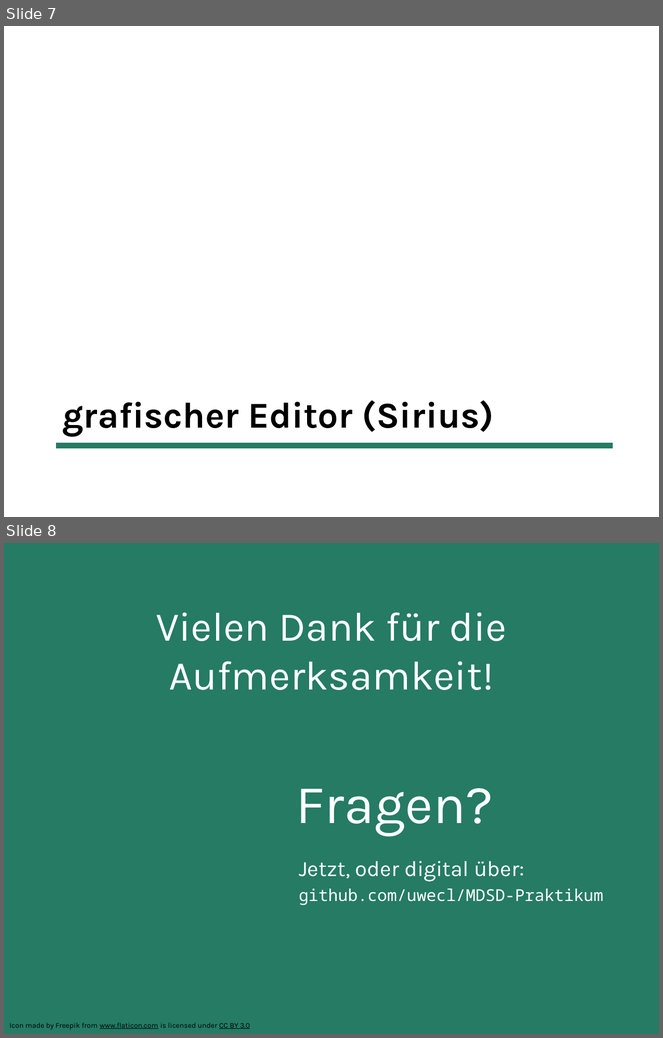
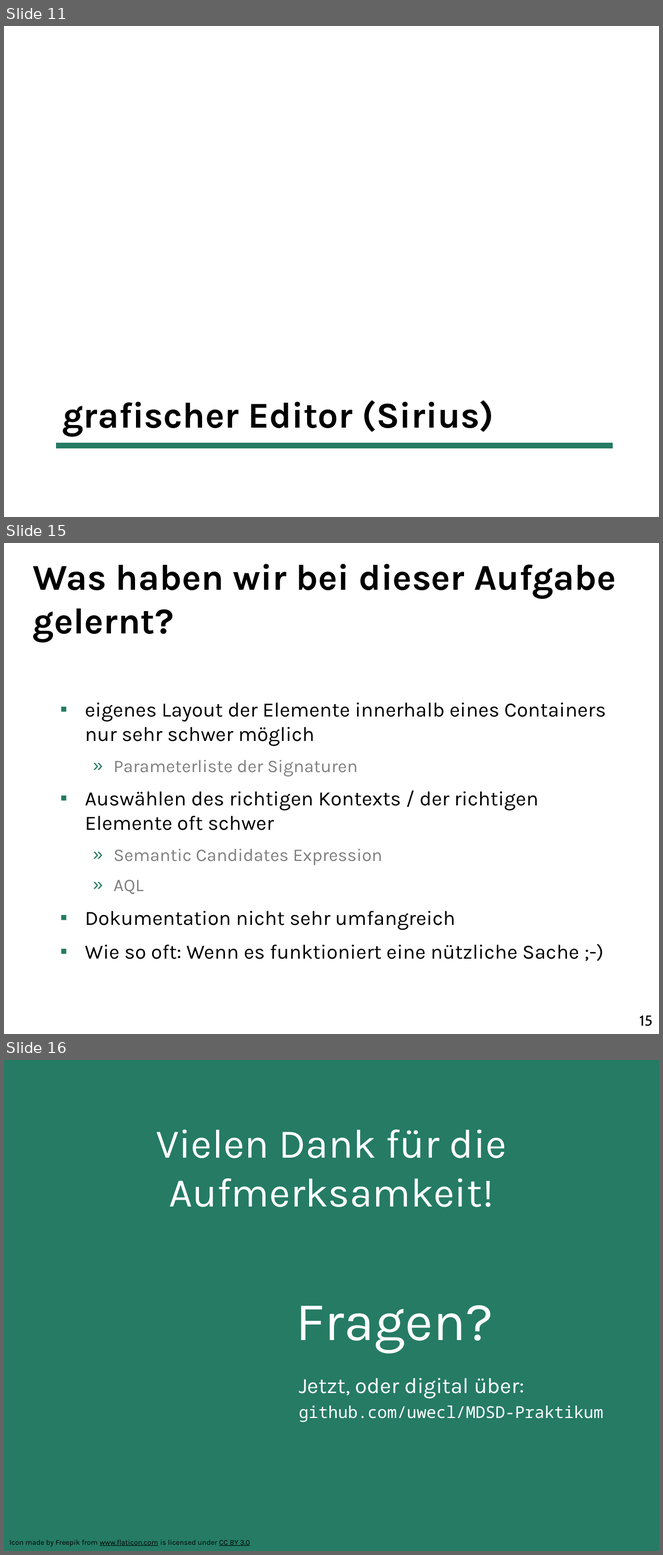
Before and after one commit to uwecl/MDSD-Praktikum, a slide deck: presentation/MDSD-Abschlusspraesentation.pptx. Shown one above the other, each under a label of ours: slides 7 and 8 before the commit, slides 11, 15 and 16 after it; the slides between them are not shown. The pictures are 663x1038 and 663x1555 pixels, drawn with LibreOffice and Linux fonts; fonts in the diff are those of the drawing; background and template pictures are left out. Boxes give left, top, right and bottom in pixels: in the first picture for what was removed or moved away, otherwise in the second. Text is boxed around its words. In the diff, an @@ line names an element or a change of style, - is before the commit and + after.

```diff
--- a/presentation/MDSD-Abschlusspraesentation.pptx
+++ b/presentation/MDSD-Abschlusspraesentation.pptx
@@ slide 15 added at <box>4,543,659,1034</box>, background #FFFFFF @@
@@ title added at <box>33,564,617,642</box>, 40 pt, text #000000, bold @@
+Was haben wir bei dieser Aufgabe gelernt?
@@ text added at <box>85,703,606,960</box>, 22.4 pt, text #000000 @@
+▪ eigenes Layout der Elemente innerhalb eines Containers nur sehr schwer möglich
+  » Parameterliste der Signaturen
+▪ Auswählen des richtigen Kontexts / der richtigen Elemente oft schwer
+  » Semantic Candidates Expression
+  » AQL
+▪ Dokumentation nicht sehr umfangreich
+▪ Wie so oft: Wenn es funktioniert eine nützliche Sache ;-)
@@ page number added at <box>639,1016,652,1027</box>, 16 pt, text #000000 @@
+15
@@ what was slide 7 is now slide 11 @@
@@ what was slide 8 is now slide 16 @@
```
Also in this commit, not shown: 1 slide changed, 7 other slides added.
